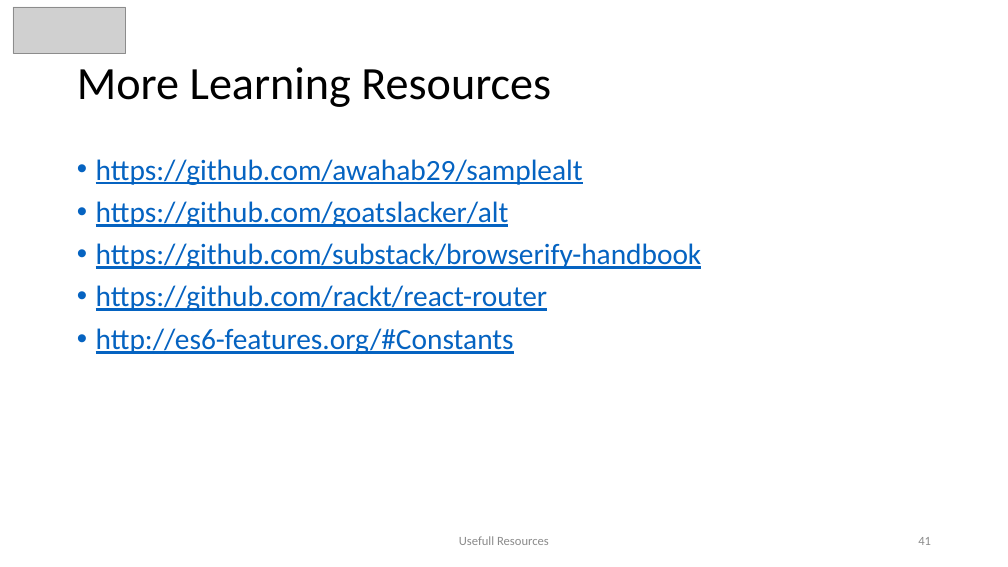
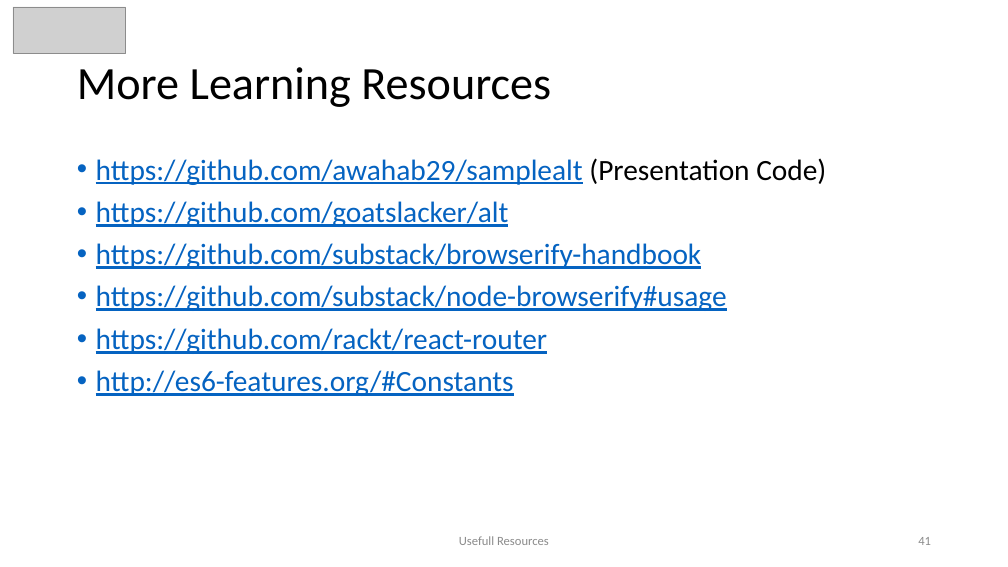
Before and after one commit to awahab29/samplealt, a slide deck: slide 41 of React.pptx. Drawn at 1008x567 pixels with LibreOffice and Linux fonts; fonts in the diff are those of the drawing; grey boxes stand for pictures. Boxes give left, top, right and bottom in pixels: in the first picture for what was removed or moved away, otherwise in the second. Text is boxed around its words. In the diff, an @@ line names an element or a change of style, - is before the commit and + after.

Commit message:
ppt

```diff
--- a/React.pptx
+++ b/React.pptx
@@ text at box(96, 158, 826, 185): text changed @@
-• https://github.com/awahab29/samplealt
+• https://github.com/awahab29/samplealt (Presentation Code)
@@ text at box(96, 285, 727, 311): paragraph added @@
+• https://github.com/substack/node-browserify#usage
```
